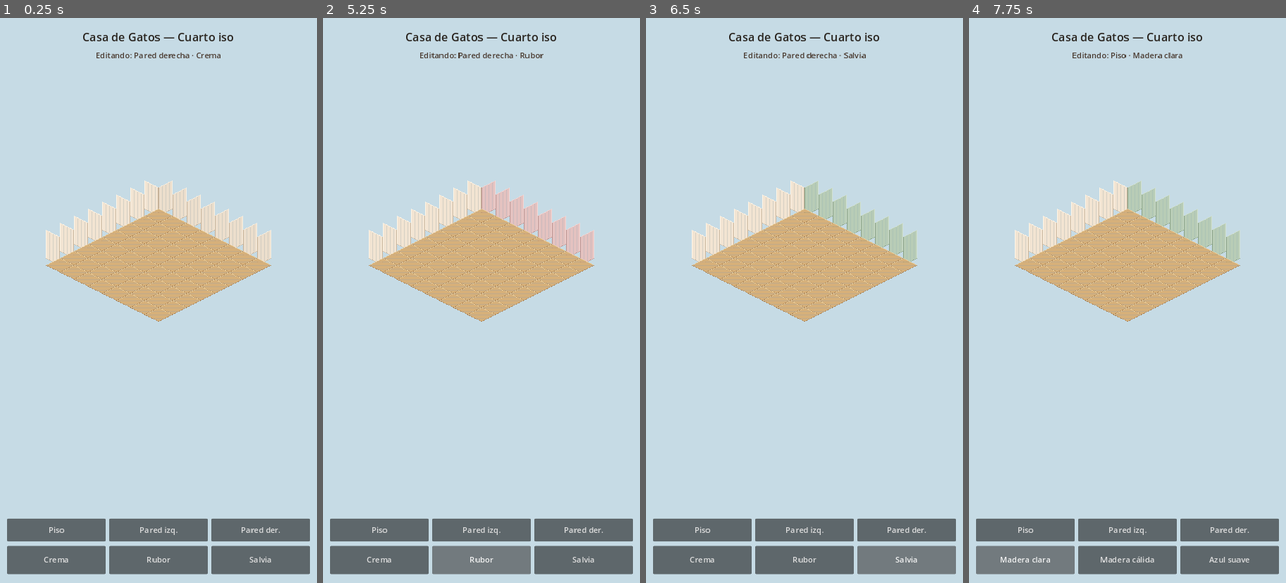
Above: before the commit, frames 1-4 (left to right).
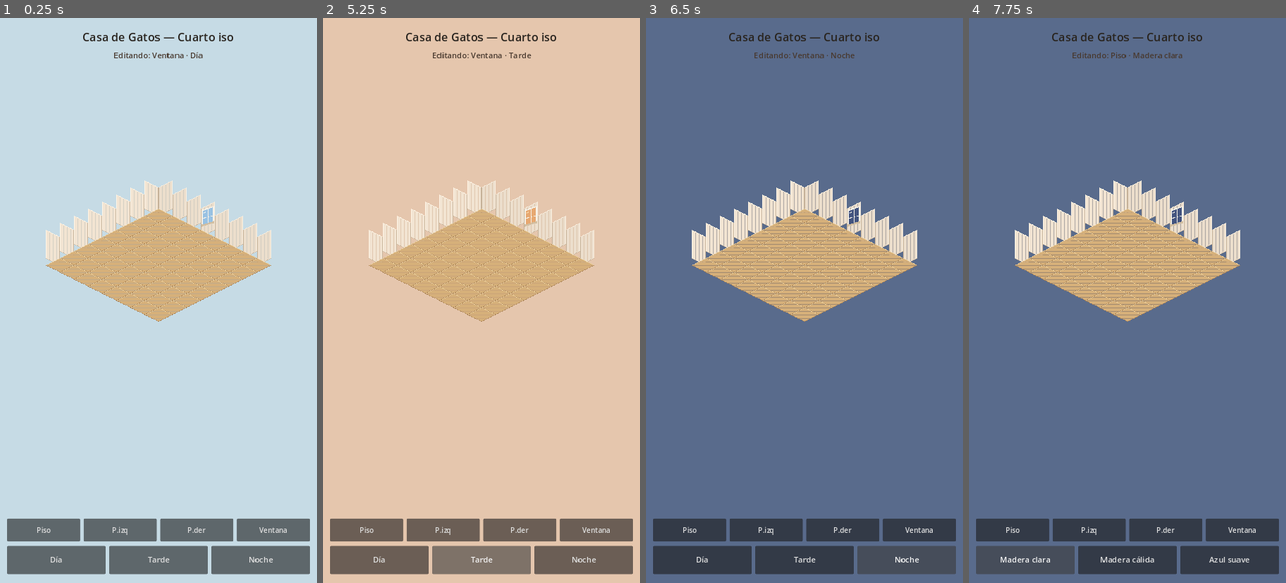
Above: after the commit, the same moments.

Repository: fabianmelo23/Juego-hija
Game: Godot game, scene res://scenes/iso/iso_room.tscn
Same seed, same stepped clock (60 frames per second), same inputs: the game is played once before the commit and once after it.
Inputs (mouse positions are in pixels of both pictures, inside the frame that each line leads up to):
- Up to frame 1 (0.25 s): no input
- Up to frame 2 (5.25 s): click (481, 532) at 0.5 s, where only the run before the commit has a clickable "Pared izq."; click (443, 532) at 1.25 s, where only the run after the commit has a clickable "P.izq"; click (582, 532) at 2 s, where only the run before the commit has a clickable "Pared der."; click (519, 532) at 2.75 s, where only the run after the commit has a clickable "P.der"; click (595, 532) at 3.5 s, where only the run after the commit has a clickable "Ventana"; click (380, 560) at 4.25 s, where only the run after the commit has a clickable "Día"; click (481, 560) at 5 s, where only the run after the commit has a clickable "Tarde"
- Up to frame 3 (6.5 s): click (905, 560) at 5.75 s, where only the run after the commit has a clickable "Noche"
- Up to frame 4 (7.75 s): click "Piso" at 6.5 s; click "Madera clara" at 7.25 s

The runs differ from the first frame. In frame 1, 0.9% of the frame differs, in the area x 11-91%, y 6-97%; in frame 2, 83%; in frame 3, 92%, in the area x 0-100%, y 0-100%; in frame 4, 92%.

Commit message:
Add isometric small window item 07 with day/evening/night moods
Places a window overlay on the right wall, adds a Ventana HUD tab
with three sky variants, and tints the room background to match.

Co-authored-by: fabianmelo23 <fabianmelo23@users.noreply.github.com>

Diff:
--- a/scenes/iso/iso_room.tscn
+++ b/scenes/iso/iso_room.tscn
@@ -15,6 +15,8 @@
 [node name="WallLeftLayer" type="Node2D" parent="RoomRoot"]
 
 [node name="WallRightLayer" type="Node2D" parent="RoomRoot"]
+
+[node name="WindowLayer" type="Node2D" parent="RoomRoot"]
 
 [node name="FloorLayer" type="Node2D" parent="RoomRoot"]
 
@@ -47,7 +49,7 @@
 layout_mode = 2
 theme_override_colors/font_color = Color(0.28, 0.22, 0.18, 1)
 theme_override_font_sizes/font_size = 18
-text = "Ítem 03: Pared derecha · shell completo"
+text = "Ítem 07: Ventana pequeña"
 horizontal_alignment = 1
 
 [node name="Spacer" type="Control" parent="IsoHUD/Safe/VBox"]
--- a/scripts/iso/iso_room.gd
+++ b/scripts/iso/iso_room.gd
@@ -1,17 +1,21 @@
 extends Node2D
-## Shell isométrico — piso + pared izquierda + pared derecha.
+## Shell isométrico + Ítem 07 ventana pequeña.
 
 signal floor_changed(variant_id: String)
 signal wall_left_changed(variant_id: String)
 signal wall_right_changed(variant_id: String)
+signal window_changed(variant_id: String)
 
 const ROOM_SIZE := Vector2i(8, 8)
 const WALL_HEIGHT := 64
+const WINDOW_SLOT_X := 3 # posición en la pared derecha
 
 @onready var room_root: Node2D = $RoomRoot
 @onready var floor_layer: Node2D = $RoomRoot/FloorLayer
 @onready var wall_left_layer: Node2D = $RoomRoot/WallLeftLayer
 @onready var wall_right_layer: Node2D = $RoomRoot/WallRightLayer
+@onready var window_layer: Node2D = $RoomRoot/WindowLayer
+@onready var background: Polygon2D = $Background
 @onready var title_label: Label = $IsoHUD/Safe/VBox/Title
 @onready var hint_label: Label = $IsoHUD/Safe/VBox/Hint
 @onready var tab_bar: HBoxContainer = $IsoHUD/Safe/VBox/TabBar
@@ -20,14 +24,17 @@
 var _floor_textures: Dictionary = {}
 var _wall_left_textures: Dictionary = {}
 var _wall_right_textures: Dictionary = {}
+var _window_textures: Dictionary = {}
 var _floor_tiles: Dictionary = {}
 var _wall_left_tiles: Array[Sprite2D] = []
 var _wall_right_tiles: Array[Sprite2D] = []
+var _window_sprite: Sprite2D
 
 var _current_floor: String = "floor_wood_light"
 var _current_wall_left: String = "wall_left_cream"
 var _current_wall_right: String = "wall_right_cream"
-var _edit_target: String = "floor" # floor | wall_left | wall_right
+var _current_window: String = "window_small_day"
+var _edit_target: String = "window"
 
 var _floor_variants := [
 	{"id": "floor_wood_light", "name": "Madera clara"},
@@ -45,6 +52,12 @@
 	{"id": "wall_right_cream", "name": "Crema"},
 	{"id": "wall_right_blush", "name": "Rubor"},
 	{"id": "wall_right_sage", "name": "Salvia"},
+]
+
+var _window_variants := [
+	{"id": "window_small_day", "name": "Día"},
+	{"id": "window_small_evening", "name": "Tarde"},
+	{"id": "window_small_night", "name": "Noche"},
 ]
 
 
@@ -54,13 +67,15 @@
 	_build_floor()
 	_build_wall_left()
 	_build_wall_right()
+	_build_window()
 	_build_tabs()
 	_rebuild_variant_buttons()
 	title_label.text = "Casa de Gatos — Cuarto iso"
 	set_floor_variant(_current_floor)
 	set_wall_left_variant(_current_wall_left)
 	set_wall_right_variant(_current_wall_right)
-	_set_edit_target("wall_right")
+	set_window_variant(_current_window)
+	_set_edit_target("window")
 
 
 func _load_textures() -> void:
@@ -70,6 +85,8 @@
 		_wall_left_textures[str(v["id"])] = load("res://assets/art/iso/walls/%s.png" % str(v["id"]))
 	for v in _wall_right_variants:
 		_wall_right_textures[str(v["id"])] = load("res://assets/art/iso/walls/%s.png" % str(v["id"]))
+	for v in _window_variants:
+		_window_textures[str(v["id"])] = load("res://assets/art/iso/windows/%s.png" % str(v["id"]))
 
 
 func _center_room() -> void:
@@ -112,25 +129,37 @@
 	for child in wall_right_layer.get_children():
 		child.queue_free()
 	_wall_right_tiles.clear()
-	# Pared norte: una fila a lo largo de y = 0.
 	for x in ROOM_SIZE.x:
 		var sprite := Sprite2D.new()
 		sprite.centered = false
 		sprite.texture_filter = CanvasItem.TEXTURE_FILTER_NEAREST
 		var anchor := IsoMath.grid_to_screen(Vector2i(x, 0))
-		# Ancla al borde derecho/superior del diamante del piso.
 		sprite.position = anchor - Vector2(0, WALL_HEIGHT)
 		sprite.z_index = 4 + x
 		wall_right_layer.add_child(sprite)
 		_wall_right_tiles.append(sprite)
 
 
+func _build_window() -> void:
+	for child in window_layer.get_children():
+		child.queue_free()
+	_window_sprite = Sprite2D.new()
+	_window_sprite.centered = false
+	_window_sprite.texture_filter = CanvasItem.TEXTURE_FILTER_NEAREST
+	var anchor := IsoMath.grid_to_screen(Vector2i(WINDOW_SLOT_X, 0))
+	# Sobre la pared derecha, un poco centrada en el panel.
+	_window_sprite.position = anchor + Vector2(2, -WALL_HEIGHT + 10)
+	_window_sprite.z_index = 6 + WINDOW_SLOT_X
+	window_layer.add_child(_window_sprite)
+
+
 func _build_tabs() -> void:
 	for child in tab_bar.get_children():
 		child.queue_free()
 	_add_tab_button("Piso", "floor")
-	_add_tab_button("Pared izq.", "wall_left")
-	_add_tab_button("Pared der.", "wall_right")
+	_add_tab_button("P.izq", "wall_left")
+	_add_tab_button("P.der", "wall_right")
+	_add_tab_button("Ventana", "window")
 
 
 func _add_tab_button(label: String, target: String) -> void:
@@ -138,7 +167,7 @@
 	button.focus_mode = Control.FOCUS_NONE
 	button.custom_minimum_size = Vector2(0, 52)
 	button.size_flags_horizontal = Control.SIZE_EXPAND_FILL
-	button.add_theme_font_size_override("font_size", 18)
+	button.add_theme_font_size_override("font_size", 16)
 	button.text = label
 	button.pressed.connect(func() -> void:
 		_set_edit_target(target)
@@ -156,6 +185,8 @@
 			hint_label.text = "Editando: Pared izquierda · %s" % _nice_name(_wall_left_variants, _current_wall_left)
 		"wall_right":
 			hint_label.text = "Editando: Pared derecha · %s" % _nice_name(_wall_right_variants, _current_wall_right)
+		"window":
+			hint_label.text = "Editando: Ventana · %s" % _nice_name(_window_variants, _current_window)
 
 
 func _variants_for_target() -> Array:
@@ -164,6 +195,8 @@
 			return _wall_left_variants
 		"wall_right":
 			return _wall_right_variants
+		"window":
+			return _window_variants
 		_:
 			return _floor_variants
 
@@ -187,6 +220,8 @@
 					set_wall_left_variant(id)
 				"wall_right":
 					set_wall_right_variant(id)
+				"window":
+					set_window_variant(id)
 		)
 		variant_bar.add_child(button)
 
@@ -227,6 +262,27 @@
 	wall_right_changed.emit(variant_id)
 
 
+func set_window_variant(variant_id: String) -> void:
+	if not _window_textures.has(variant_id) or _window_sprite == null:
+		return
+	_current_window = variant_id
+	_window_sprite.texture = _window_textures[variant_id]
+	_apply_window_mood(variant_id)
+	if _edit_target == "window":
+		hint_label.text = "Editando: Ventana · %s" % _nice_name(_window_variants, variant_id)
+	window_changed.emit(variant_id)
+
+
+func _apply_window_mood(variant_id: String) -> void:
+	match variant_id:
+		"window_small_evening":
+			background.color = Color(0.90, 0.78, 0.68, 1)
+		"window_small_night":
+			background.color = Color(0.35, 0.42, 0.55, 1)
+		_:
+			background.color = Color(0.78, 0.86, 0.90, 1)
+
+
 func get_current_floor_variant() -> String:
 	return _current_floor
 
@@ -237,6 +293,10 @@
 
 func get_current_wall_right_variant() -> String:
 	return _current_wall_right
+
+
+func get_current_window_variant() -> String:
+	return _current_window
 
 
 func _nice_name(list: Array, id: String) -> String:
--- /dev/null
+++ b/tools/test_iso_window.gd
@@ -0,0 +1,42 @@
+extends SceneTree
+## Prueba headless del Ítem 07 (ventana pequeña).
+
+
+func _init() -> void:
+	call_deferred("_run")
+
+
+func _run() -> void:
+	var scene: PackedScene = load("res://scenes/iso/iso_room.tscn")
+	var room: Node2D = scene.instantiate()
+	root.add_child(room)
+
+	var variants := ["window_small_day", "window_small_evening", "window_small_night"]
+	for id in variants:
+		room.set_window_variant(id)
+		if room.get_current_window_variant() != id:
+			push_error("window variant switch failed for %s" % id)
+			quit(1)
+			return
+
+	var win_layer: Node2D = room.get_node("RoomRoot/WindowLayer")
+	if win_layer.get_child_count() != 1:
+		push_error("expected 1 window sprite")
+		quit(1)
+		return
+
+	var sprite: Sprite2D = win_layer.get_child(0)
+	if sprite.texture == null:
+		push_error("window sprite has no texture")
+		quit(1)
+		return
+
+	var bg: Polygon2D = room.get_node("Background")
+	room.set_window_variant("window_small_night")
+	if bg.color.b < 0.5:
+		push_error("night mood background not applied")
+		quit(1)
+		return
+
+	print("ISO_WINDOW_TEST_OK variant=%s" % room.get_current_window_variant())
+	quit(0)
Binary file added: assets/art/iso/windows/window_small_day.png
Not shown, added: assets/art/iso/windows/window_small_day.png.import
Binary file added: assets/art/iso/windows/window_small_evening.png
Not shown, added: assets/art/iso/windows/window_small_evening.png.import
Binary file added: assets/art/iso/windows/window_small_night.png
Not shown, added: assets/art/iso/windows/window_small_night.png.import
Not shown, changed: export_presets.cfg
Not shown, changed: README.md
Not shown, changed: docs/ISO-ROOM-DIRECTOR.md
